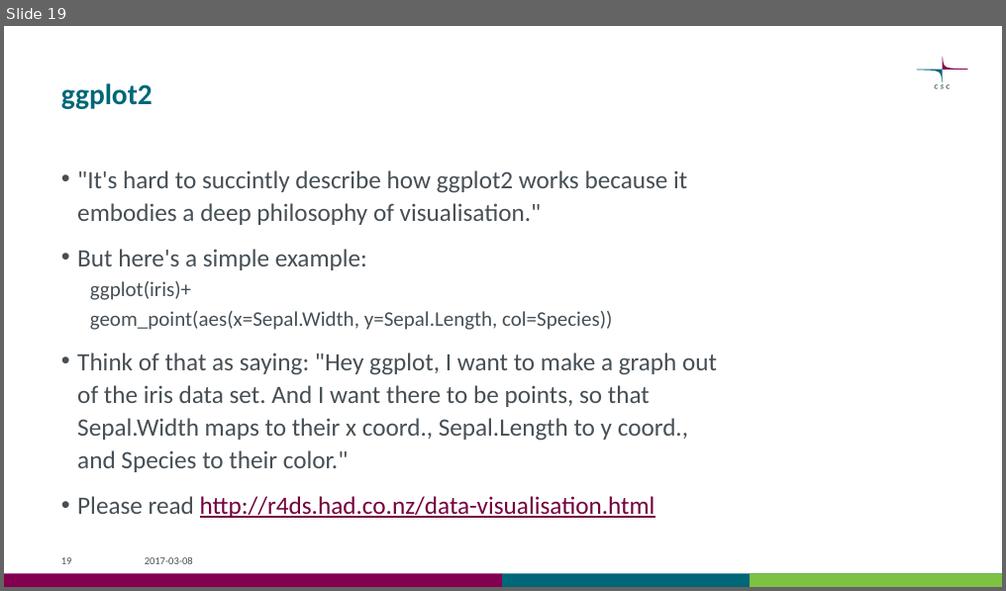
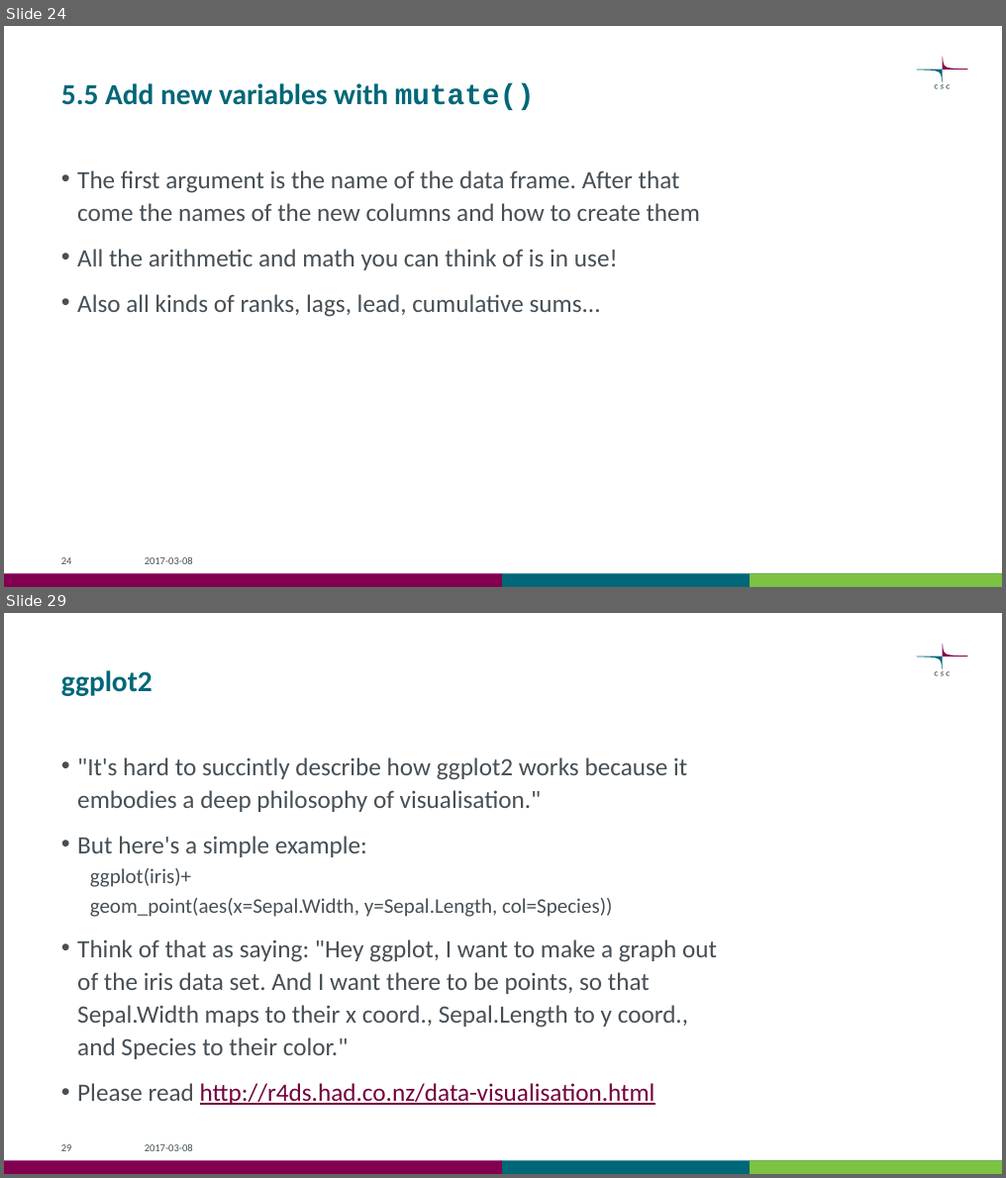
Before and after one commit to csc-training/wrangling-with-R, a slide deck: wrangling_with_r_bio18.pptx. Shown one above the other, each under a label of ours: slide 19 before the commit, slides 24 and 29 after it; the slides between them are not shown. The pictures are 1006x591 and 1006x1178 pixels, drawn with LibreOffice and Linux fonts; fonts in the diff are those of the drawing. Boxes give left, top, right and bottom in pixels: in the first picture for what was removed or moved away, otherwise in the second. Text is boxed around its words. In the diff, an @@ line names an element or a change of style, - is before the commit and + after.

```diff
--- a/wrangling_with_r_bio18.pptx
+++ b/wrangling_with_r_bio18.pptx
@@ slide 24 added at box(4, 26, 1002, 587), background #FFFFFF; not listed: 6 template elements that a slide beside it also shows @@
@@ title added at box(61, 83, 535, 110), 28 pt, text #006778, bold @@
+5.5 Add new variables with mutate()
@@ text added at box(77, 171, 700, 317), 24 pt, text #465055 @@
+• The first argument is the name of the data frame. After that come the names of the new columns and how to create them
+• All the arithmetic and math you can think of is in use!
+• Also all kinds of ranks, lags, lead, cumulative sums...
@@ page number added at box(61, 558, 72, 565), 10 pt, text #465055 @@
+24
@@ text added at box(145, 558, 193, 565), 10 pt, text #465055 @@
+2017-03-08
@@ what was slide 19 is now slide 29 @@
@@ page number at box(61, 1145, 72, 1152): text changed @@
-19
+29
```
Also in this commit, not shown: 1 slide changed, 9 other slides added, 1 other file.
